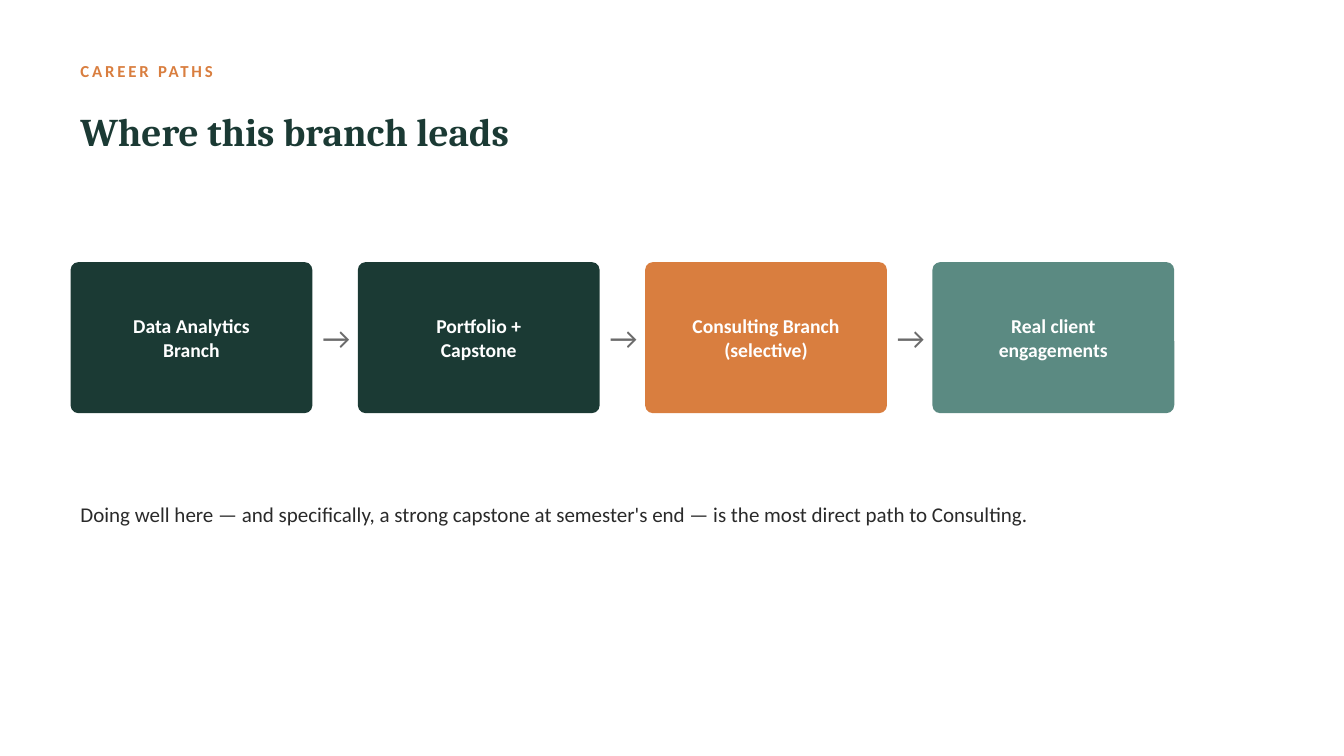
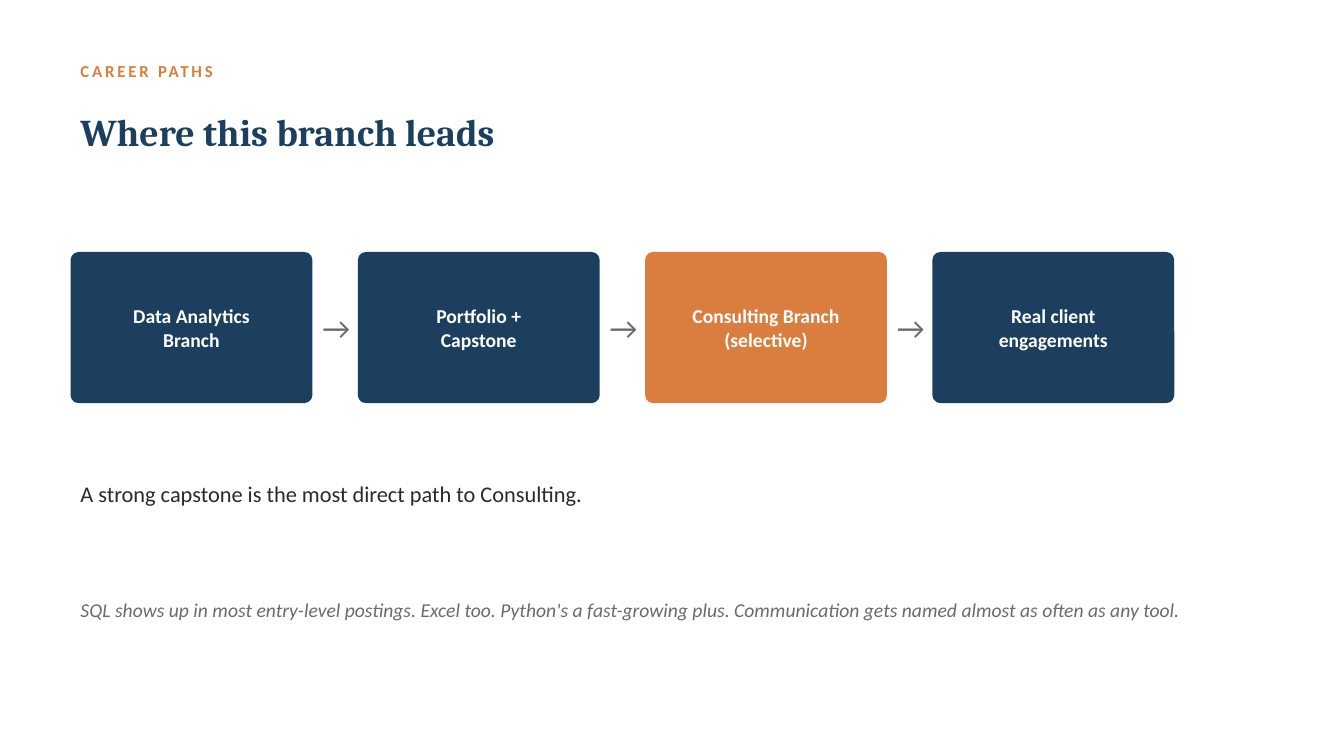
Before and after one commit to Zahi-Rahman/DSDG-Data-Analytics-Branch, a slide deck: slide 4 of week-01-fundamentals-and-github/slides/week-01-slides.pptx (slide 5 before the commit). Drawn at 1344x756 pixels with LibreOffice and Linux fonts; fonts in the diff are those of the drawing. Boxes give left, top, right and bottom in pixels: in the first picture for what was removed or moved away, otherwise in the second. Text is boxed around its words. In the diff, an @@ line names an element or a change of style, - is before the commit and + after.

```diff
--- a/week-01-fundamentals-and-github/slides/week-01-slides.pptx
+++ b/week-01-fundamentals-and-github/slides/week-01-slides.pptx
@@ text "Where this branch leads" at box(80, 119, 494, 147): size 28 to 27 pt, text colour #1B3A34 to #1C3F60 @@
@@ rounded rectangle at box(71, 252, 313, 403): fill #1B3A34 to #1C3F60 @@
@@ rounded rectangle at box(358, 252, 600, 403): fill #1B3A34 to #1C3F60 @@
@@ 7 texts, 4 rounded rectangles: place and size @@
-7 texts, 4 rounded rectangles at box(71, 262, 1175, 413)
+7 texts, 4 rounded rectangles at box(71, 252, 1175, 403)
@@ rounded rectangle at box(933, 252, 1175, 403): fill #5B8A82 to #1C3F60 @@
@@ text at box(80, 486, 581, 506): text changed; size 15 to 16 pt @@
-Doing well here — and specifically, a strong capstone at semester's end — is the most direct path to Consulting.
+A strong capstone is the most direct path to Consulting.
@@ text added at box(80, 603, 1179, 621), 14 pt, text #6B6B6B, italic @@
+SQL shows up in most entry-level postings. Excel too. Python's a fast-growing plus. Communication gets named almost as often as any tool.
```
Also in this commit, not shown: 6 other slides changed, 3 slides removed, 2 other files.
